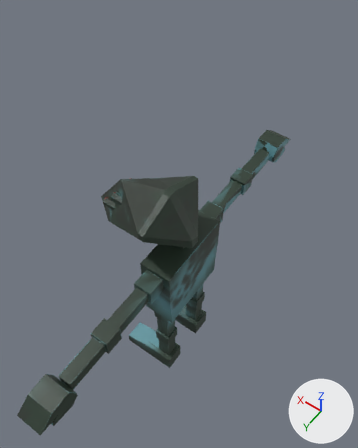
An edit to the glTF model resources/models/enemies/reg_01.glb, drawn before and after from the same camera.
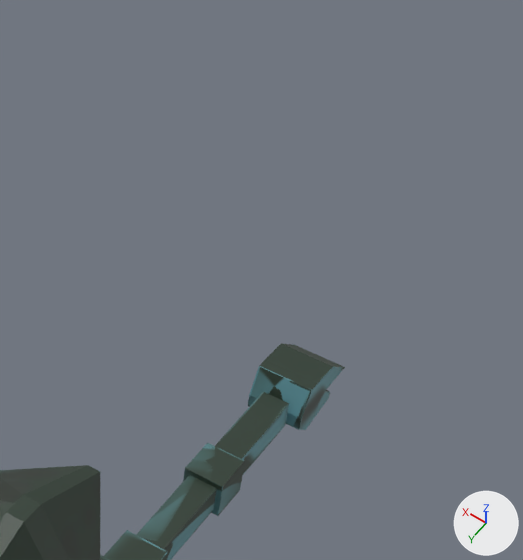
Old and new are each drawn whole from a 50 mm lens placed at (-30.0, 42.8, 87.1), pointed at (7.1, -9.1, 5.5) and again close up on the part from 45% to 100% of the width and 0% to 47% of the height. Every picture has the same lights, and +X, +Y and +Z are marked at lower right. The last two pictures show the newer version. Where no turn or scale is listed for an object, it has been applied to the vertices.
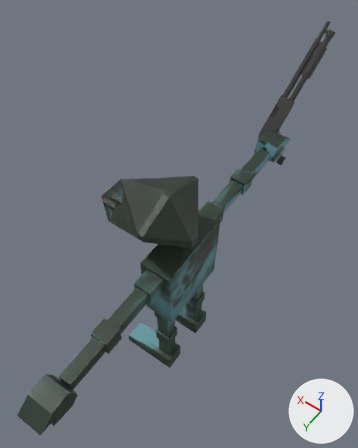
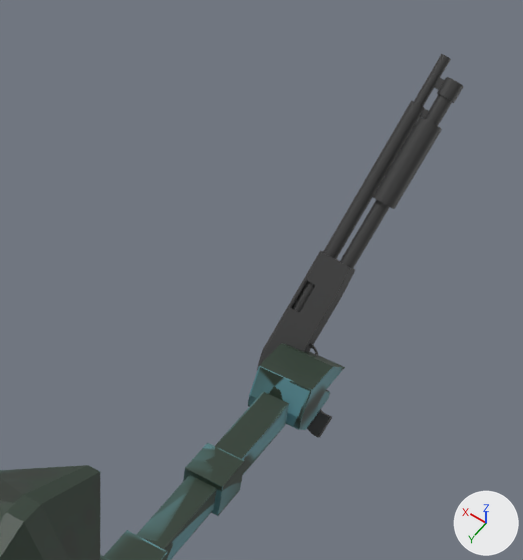
Patch to the scene script:
```diff
--- a/resources/models/enemies/reg_01.glb.py
+++ b/resources/models/enemies/reg_01.glb.py
@@ img_untitled @@
+img_untitled = load_image('Untitled', '_unpacked/Untitled', 512, 512, 'sRGB')
@@ mat_material_001 @@
+mat_material_001 = principled_material('Material.001')
+mat_material_001.texture = img_untitled
@@ me_cylinder_020 @@
+me_cylinder_020.from_pydata(...)  # 1570 vertices, 3094 faces; spans x -3.5..4.2, y -5.3..13.7, z -17.8..6.8
+me_cylinder_020.materials.append(mat_material_001)  # picture img_untitled
@@ ob_cylinder_005 @@
+ob_cylinder_005 = bpy.data.objects.new('Cylinder.005', me_cylinder_020)
+ob_cylinder_005.location = (-0.02, -46.7, 26.45)
```

Where the change shows, as pixel boxes (x1, y1, x2, y2) in the close-ups (523 x 560 px):
'Cylinder.005', added
    after: (257, 54, 463, 437)
